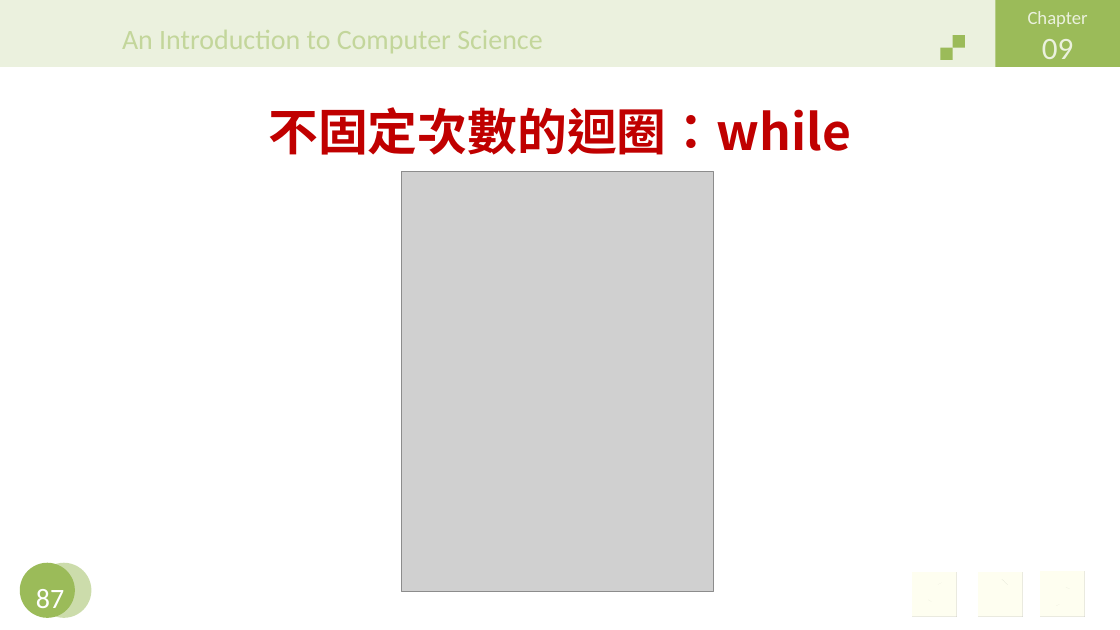
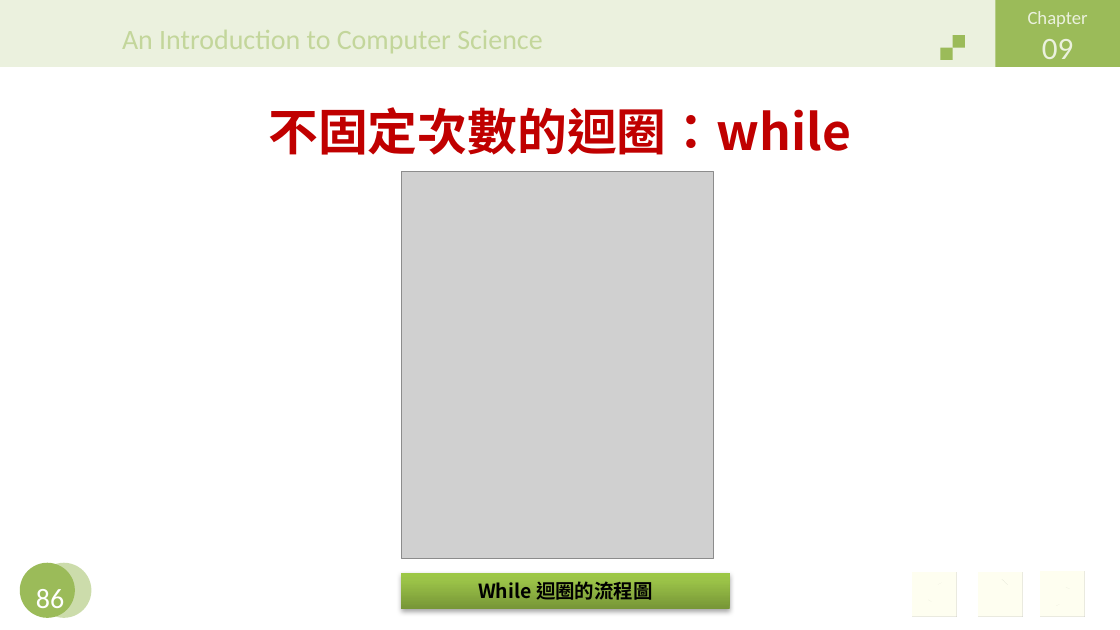
Before and after one commit to jiaweichang/biography, a slide deck: slide 86 of slides/11402/Introduction to Computer/CH09.pptx (slide 87 before the commit). Drawn at 1120x630 pixels with LibreOffice and Linux fonts; fonts in the diff are those of the drawing; grey boxes stand for pictures; background and template pictures are left out. Boxes give left, top, right and bottom in pixels: in the first picture for what was removed or moved away, otherwise in the second. Text is boxed around its words. In the diff, an @@ line names an element or a change of style, - is before the commit and + after.

```diff
--- a/slides/11402/Introduction to Computer/CH09.pptx
+++ b/slides/11402/Introduction to Computer/CH09.pptx
@@ picture: place and size @@
-picture at (402,171,713,591)
+picture at (402,171,713,559)
@@ page number at (36,589,64,615): text changed @@
-87
+86
@@ rectangle added at (401,573,730,609), fill gradient #779737 to #9BC348 to #9DC746, 12.5 pt, text #000000, bold @@
+While 迴圈的流程圖
```
Also in this commit, not shown: 13 other slides changed, 2 slides removed, 7 other files.
